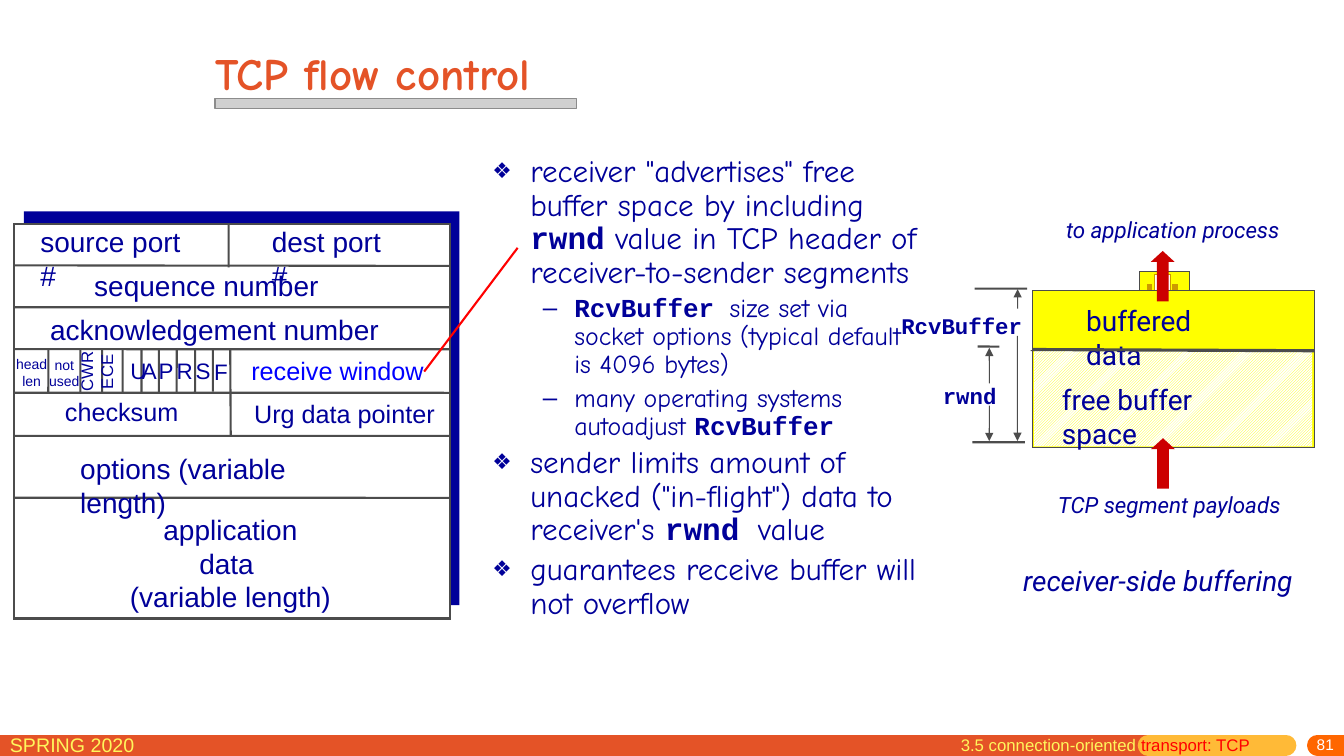
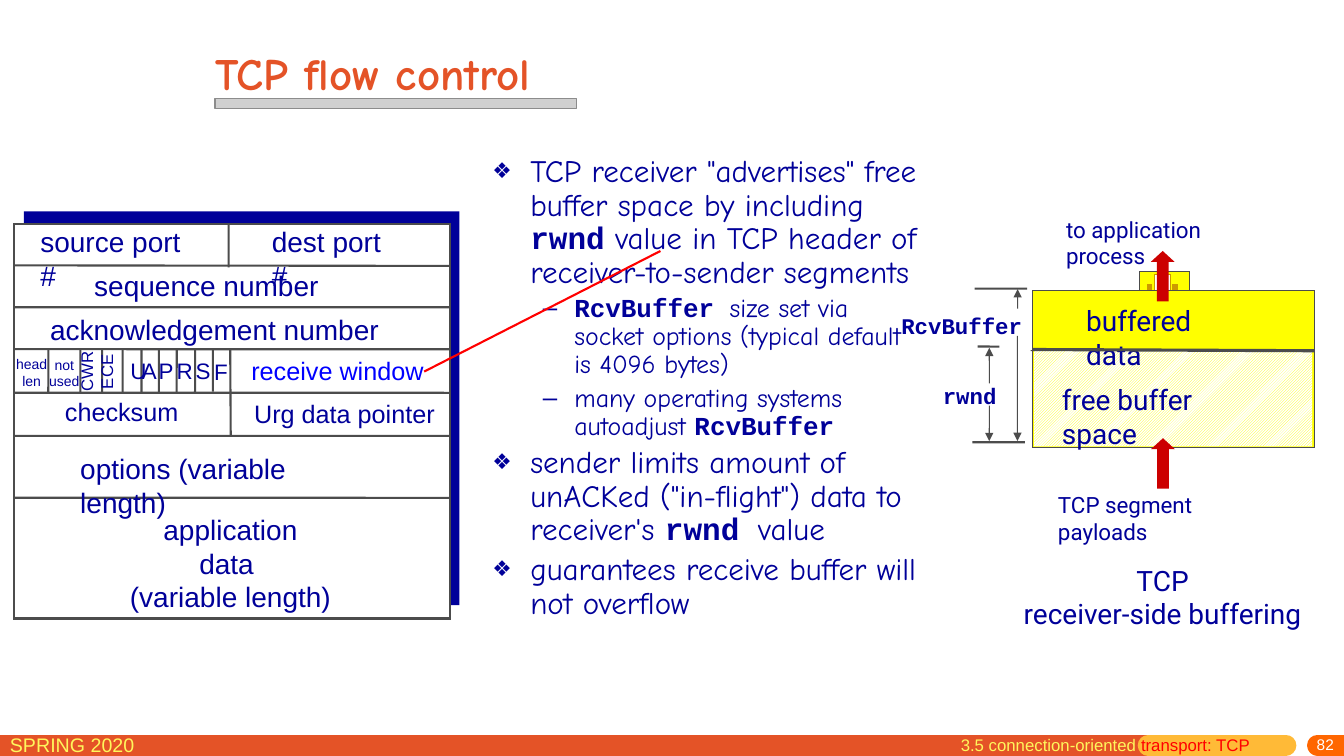
Before and after one commit to network-distributed/presentations, a slide deck: slide 82 of chapter3.pptx (slide 81 before the commit). Drawn at 1344x756 pixels with LibreOffice and Linux fonts; fonts in the diff are those of the drawing; grey boxes stand for pictures. Boxes give left, top, right and bottom in pixels: in the first picture for what was removed or moved away, otherwise in the second. Text is boxed around its words. In the diff, an @@ line names an element or a change of style, - is before the commit and + after.

```diff
--- a/chapter3.pptx
+++ b/chapter3.pptx
@@ text at (530,160,917,293): text changed @@
-❖ receiver "advertises" free buffer space by including rwnd value in TCP header of receiver-to-sender segments
+❖ TCP receiver "advertises" free buffer space by including rwnd value in TCP header of receiver-to-sender segments
@@ text "to application process" at (1066,221,1201,269): italic off @@
@@ line moved from (518, 248) - (424, 372) to (660, 251) - (424, 372) @@
@@ text at (530,451,901,541): text changed @@
-❖ sender limits amount of unacked ("in-flight") data to receiver's rwnd value
+❖ sender limits amount of unACKed ("in-flight") data to receiver's rwnd value
@@ text "TCP segment payloads" at (1058,497,1192,545): italic off @@
@@ text at (1136,570,1188,592): paragraph added @@
+TCP
@@ text at (1024,602,1301,630): italic off in "receiver-side buffering"; alignment left to centre @@
@@ page number at (1317,739,1334,750): text changed @@
-81
+82
```
Also in this commit, not shown: 58 other slides changed, 9 slides added, 2 other files.
